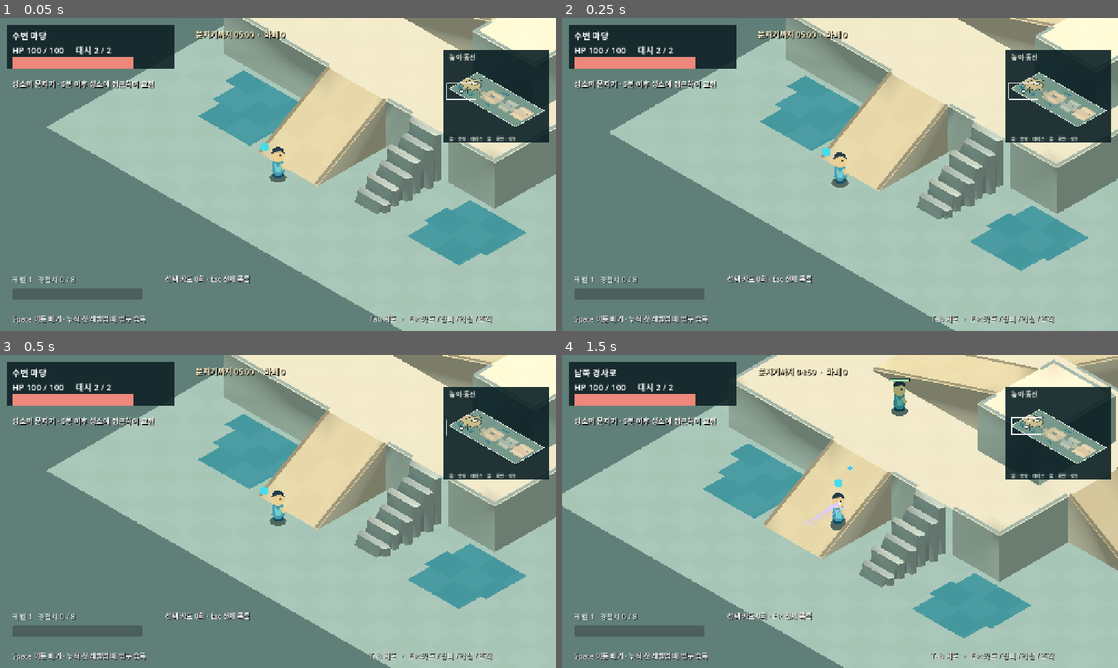
Above: before the commit, frames 1-4 (two rows, left to right).
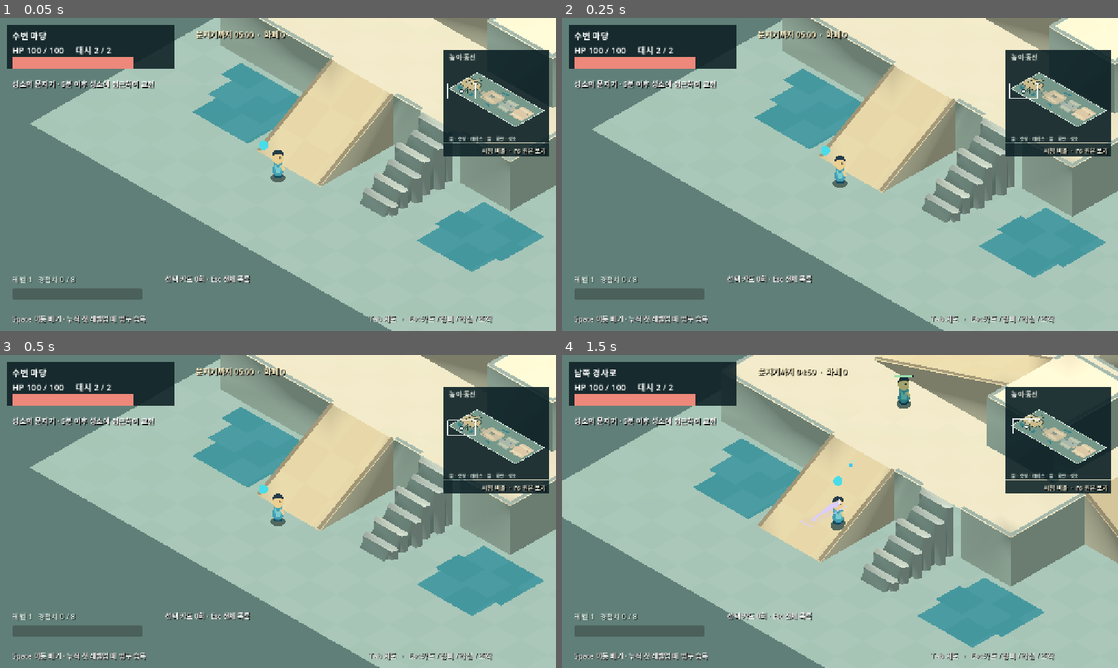
Above: after the commit, the same moments.

Repository: noru358/new-game
Game: Godot game, scene res://game/hybrid_region.tscn
Same seed, same stepped clock (60 frames per second), same inputs: the game is played once before the commit and once after it. This scene is started directly instead of the project's main scene.
Inputs (mouse positions are in pixels of both pictures, inside the frame that each line leads up to):
- Up to frame 1 (0.05 s): no input
- Up to frame 2 (0.25 s): no input
- Up to frame 3 (0.5 s): no input
- Up to frame 4 (1.5 s): tap Enter at 0.5 s; move the mouse to (962, 495) at 0.52 s; hold D (move_right) 0.53-1.28 s; hold J (attack) 0.53-1.28 s; click (962, 495) at 0.67 s; move the mouse to (728, 527) at 1.27 s; hold S (move_down) from 1.28 s (still down); tap J (attack) at 1.35 s; click (728, 527) at 1.42 s

The runs differ from the first frame. In frame 1, 11% of the frame differs, in the area x 5-100%, y 0-100%; in frame 2, 11%; in frame 3, 11%; in frame 4, 15%, in the area x 0-100%, y 0-100%.

Commit message:
Add temporary actor scale and camera comparison

Diff:
--- a/game/hybrid_height.gd
+++ b/game/hybrid_height.gd
@@ -9,6 +9,7 @@
 const COMBAT_CAMERA_SIZE := 10.8
 const OVERVIEW_CAMERA_SIZE := 30.0
 const ACTOR_CLEARANCE := 30.0
+const ACTOR_BODY_POSITION := Vector3(-0.353553, 0.866025, -0.353553) * 0.44
 const ENEMY_POINTS := [Vector2(390, 1660), Vector2(720, 680), Vector2(1430, 1000), Vector2(1700, 1320), Vector2(2100, 1100), Vector2(890, 600), Vector2(1380, 1360), Vector2(2100, 1240)]
 const ENEMY_ROLES := [TrainingEnemy.Role.FRAGMENT, TrainingEnemy.Role.FRAGMENT, TrainingEnemy.Role.FRAGMENT, TrainingEnemy.Role.BEAST, TrainingEnemy.Role.LAMP, TrainingEnemy.Role.LAMP, TrainingEnemy.Role.ZONE, TrainingEnemy.Role.SUPPORT]
 const ENEMY_HEALTH := [22.0, 22.0, 22.0, 45.0, 30.0, 30.0, 32.0, 36.0]
@@ -21,6 +22,7 @@
 var combat_camera_size := COMBAT_CAMERA_SIZE
 var overview_camera_size := OVERVIEW_CAMERA_SIZE
 var camera_offset := Vector3(14, 11.431, 14)
+var actor_view_scale := 1.0
 var ground_color := Color("93afa1")
 var plateau_color := Color("e7ddbd")
 var cliff_color := Color("798e80")
@@ -566,7 +568,7 @@
 	sprite.texture = ActorTexture
 	sprite.pixel_size = 0.01
 	# Offset in camera-up direction so billboard feet stay on the sampled ground.
-	sprite.position = Vector3(-0.353553, 0.866025, -0.353553) * 0.44
+	sprite.position = ACTOR_BODY_POSITION
 	sprite.billboard = BaseMaterial3D.BILLBOARD_ENABLED
 	# Alpha-scissor writes depth consistently when the billboard brushes a cliff face.
 	sprite.alpha_cut = SpriteBase3D.ALPHA_CUT_DISCARD
@@ -616,6 +618,21 @@
 	bar.set_meta("shown_ratio", ratio)
 	visual.add_child(bar)
 
+
+func _apply_actor_visual_scale(visual: Node3D, scale_factor: float) -> void:
+	var body: Sprite3D = visual.get_node("Body")
+	body.scale = Vector3.ONE * scale_factor
+	body.position = ACTOR_BODY_POSITION * scale_factor
+	visual.get_node("Shadow").scale = Vector3.ONE * scale_factor
+	var bar: Sprite3D = visual.get_node_or_null("HealthBar")
+	if bar != null:
+		bar.pixel_size = 0.012 * scale_factor
+		bar.position.y = 1.10 * scale_factor
+	var marker: MeshInstance3D = visual.get_node_or_null("RoleMarker")
+	if marker != null:
+		marker.scale = Vector3.ONE * scale_factor
+		marker.position.y = 0.86 * scale_factor
+
 func _update_health_bar(visual: Node3D, enemy: TrainingEnemy) -> void:
 	var bar: Sprite3D = visual.get_node_or_null("HealthBar")
 	if bar == null: return
@@ -669,8 +686,10 @@
 	_add_health_bar(visual, enemy)
 	if enemy.role != TrainingEnemy.Role.FRAGMENT:
 		var marker := _sphere(0.14 if enemy.role == TrainingEnemy.Role.BEAST else 0.11, _enemy_color(enemy.role).lightened(0.25))
+		marker.name = "RoleMarker"
 		marker.position.y = 0.86
 		visual.add_child(marker)
+	_apply_actor_visual_scale(visual, actor_view_scale)
 	actors[enemy] = visual
 	actor_motion[enemy] = [enemy.global_position, enemy.global_position]
 	enemy.defeated.connect(_on_enemy_defeated.bind(enemy))
@@ -847,7 +866,7 @@
 			body.flip_h = player.facing.x - player.facing.y < -0.1
 			var slash_progress: float = 1.0 - player.moving_slash_time / SandboxPlayer.MOVING_SLASH_DURATION
 			body.rotation.z = 0.19 * sin(PI * slash_progress) if player.moving_slash_time > 0.0 else -0.14 if player.attack_step == 3 else 0.16 if player.attack_step == 4 else 0.0
-			body.scale = Vector3.ONE
+			body.scale = Vector3.ONE * actor_view_scale
 		elif actor is TrainingEnemy:
 			visual.get_node("Body").modulate = Color.WHITE if actor.hit_flash > 0.0 else _enemy_color(actor.role)
 			_update_health_bar(visual, actor)
--- a/game/hybrid_region.gd
+++ b/game/hybrid_region.gd
@@ -5,6 +5,8 @@
 const AwakeningCatalog = preload("res://game/awakening_catalog.gd")
 const BOSS_TIME := 300.0
 const MAX_ENEMIES := 72
+const TRIAL_CAMERA_SIZE := 8.4
+const TRIAL_ACTOR_SCALE := 0.85
 const TempleSectionScript = preload("res://game/temple_section.gd")
 var temple_section: Node
 var garden_terrain_mesh: MeshInstance3D
@@ -36,6 +38,9 @@
 var pending_spawns: Array[Dictionary] = []
 var rng := RandomNumberGenerator.new()
 var run_hud: Label
+var view_compare_label: Label
+var view_compare_enabled := false
+var original_combat_camera_size := 0.0
 var boss_health_bar: ProgressBar
 var result_overlay: ColorRect
 var result_text: Label
@@ -92,6 +97,7 @@
 	super._ready()
 	player.attack_hitstop_scale = 1.0
 	if practice_mode: return
+	_set_view_compare(true)
 	growth.heal_on_levelup = true
 	growth.permanent_combo_progression = true
 	growth.compact_hud = true
@@ -701,6 +707,23 @@
 	run_hud.add_theme_constant_override("shadow_offset_x", 2)
 	run_hud.add_theme_constant_override("shadow_offset_y", 2)
 	canvas.add_child(run_hud)
+	var compare_backdrop := ColorRect.new()
+	compare_backdrop.position = Vector2(1022, 289)
+	compare_backdrop.size = Vector2(242, 31)
+	compare_backdrop.color = Color(0.05, 0.13, 0.15, 0.88)
+	compare_backdrop.mouse_filter = Control.MOUSE_FILTER_IGNORE
+	canvas.add_child(compare_backdrop)
+	view_compare_label = Label.new()
+	view_compare_label.position = Vector2(1029, 294)
+	view_compare_label.size = Vector2(228, 24)
+	view_compare_label.horizontal_alignment = HORIZONTAL_ALIGNMENT_RIGHT
+	view_compare_label.add_theme_font_size_override("font_size", 14)
+	view_compare_label.add_theme_color_override("font_color", Color("f4f4df"))
+	view_compare_label.add_theme_color_override("font_shadow_color", Color.BLACK)
+	view_compare_label.add_theme_constant_override("shadow_offset_x", 2)
+	view_compare_label.add_theme_constant_override("shadow_offset_y", 2)
+	canvas.add_child(view_compare_label)
+	_update_view_compare_label()
 	boss_health_bar = ProgressBar.new()
 	boss_health_bar.position = Vector2(450, 132)
 	boss_health_bar.size = Vector2(500, 10)
@@ -923,6 +946,10 @@
 	if practice_mode:
 		super._input(event)
 		return
+	if event is InputEventKey and event.pressed and not event.echo and event.keycode == KEY_F6 and not run_ended and not paused and not growth.choosing and not get_tree().paused:
+		_set_view_compare(not view_compare_enabled)
+		get_viewport().set_input_as_handled()
+		return
 	if event is InputEventKey and event.pressed and not event.echo:
 		if run_ended:
 			if event.keycode == KEY_R: _return_to_hub()
@@ -941,6 +968,24 @@
 	super._input(event)
 
 
+func _set_view_compare(enabled: bool) -> void:
+	if original_combat_camera_size <= 0.0:
+		original_combat_camera_size = combat_camera_size
+	view_compare_enabled = enabled
+	actor_view_scale = TRIAL_ACTOR_SCALE if enabled else 1.0
+	combat_camera_size = TRIAL_CAMERA_SIZE if enabled else original_combat_camera_size
+	if not overview: camera.size = combat_camera_size
+	for actor in actors:
+		if actor == player or (actor is TrainingEnemy and not actor is GateBoss):
+			_apply_actor_visual_scale(actors[actor], actor_view_scale)
+	_update_view_compare_label()
+
+
+func _update_view_compare_label() -> void:
+	if view_compare_label != null:
+		view_compare_label.text = "시험 비율  ·  F6 원본 보기" if view_compare_enabled else "원본 비율  ·  F6 시험 보기"
+
+
 func region_layout():
 	return TempleSectionScript.Garden
 
--- a/project.godot
+++ b/project.godot
@@ -10,7 +10,7 @@
 
 [application]
 
-config/name="Loop Conquest - Readability v25"
+config/name="Loop Conquest - View Compare Trial"
 config/use_custom_user_dir=true
 config/custom_user_dir_name="Godot/app_userdata/Loop Conquest - 1G Complete Run v03"
 run/main_scene="res://game/travel_camp.tscn"
--- a/tests/verify_v25_feedback.gd
+++ b/tests/verify_v25_feedback.gd
@@ -22,9 +22,10 @@
 	_check(scene.growth.xp_bar.visible and scene.growth.xp_bar.position.y > scene.growth.hud.position.y and scene.build_summary_label.position.x > scene.growth.xp_bar.position.x + scene.growth.xp_bar.size.x, "XP number and progress bar are visible without covering card summary")
 	scene.growth.gain_xp(2)
 	_check(scene.growth.xp_bar.value == 2.0 and scene.growth.hud.text.contains("경험치 2 / 8"), "visible XP changes with a real award")
+	var player_scale_before: Vector3 = scene.actors[scene.player].get_node("Body").scale
 	scene.player.attack_step = 4
 	scene._process(0.016)
-	_check(scene.actors[scene.player].get_node("Body").scale == Vector3.ONE, "fourth attack no longer enlarges the player")
+	_check(scene.actors[scene.player].get_node("Body").scale == player_scale_before, "fourth attack does not enlarge the player in either view mode")
 	_check(is_equal_approx(scene._spawn_rate(), 0.90) and scene.MAX_ENEMIES == 72, "early ambient rate and headroom grow by 50 percent")
 	scene.run_time = 200.0
 	_check(is_equal_approx(scene._spawn_rate(), 2.10), "late ambient rate also grows by 50 percent")
--- /dev/null
+++ b/tests/verify_view_scale_compare.gd
@@ -0,0 +1,52 @@
+extends SceneTree
+
+const PROFILE_PREFIX := "user://verify_view_scale_compare_profile"
+const UNLOCK_PREFIX := "user://verify_view_scale_compare_unlocks"
+var failures := 0
+
+
+func _initialize() -> void:
+	call_deferred("_run")
+
+
+func _check(ok: bool, message: String) -> void:
+	if not ok:
+		failures += 1
+		printerr("FAIL: ", message)
+
+
+func _run() -> void:
+	var scene = load("res://game/hybrid_region.tscn").instantiate()
+	scene.profile_save_prefix = PROFILE_PREFIX
+	scene.growth_save_prefix = UNLOCK_PREFIX
+	root.add_child(scene)
+	await process_frame
+	scene.set_physics_process(false)
+	scene.simulation.process_mode = Node.PROCESS_MODE_DISABLED
+	var player_visual: Node3D = scene.actors[scene.player]
+	_check(scene.view_compare_enabled and is_equal_approx(scene.camera.size, 8.4) and is_equal_approx(player_visual.get_node("Body").scale.x, 0.85), "live run starts in the temporary trial view")
+	_check(is_equal_approx(scene.player.collision_radius, 30.0) and is_equal_approx(player_visual.get_node("Shadow").scale.x, 0.85), "trial changes the visual and keeps the combat collider")
+	var spawn_point: Vector2 = scene._choose_spawn_point(false)
+	_check(spawn_point != Vector2.INF, "comparison test finds a reachable enemy spawn")
+	if spawn_point != Vector2.INF:
+		var enemy: TrainingEnemy = scene._spawn_enemy_at(spawn_point, TrainingEnemy.Role.BEAST, 45.0)
+		var enemy_visual: Node3D = scene.actors[enemy]
+		_check(is_equal_approx(enemy_visual.get_node("Body").scale.x, 0.85) and is_equal_approx(enemy_visual.get_node("HealthBar").pixel_size, 0.0102) and is_equal_approx(enemy_visual.get_node("RoleMarker").scale.x, 0.85), "new enemies inherit the trial body, health bar and role marker scale")
+		var toggle := InputEventKey.new()
+		toggle.keycode = KEY_F6
+		toggle.pressed = true
+		scene._input(toggle)
+		scene._process(0.016)
+		_check(not scene.view_compare_enabled and is_equal_approx(scene.camera.size, 9.0) and player_visual.get_node("Body").scale == Vector3.ONE and enemy_visual.get_node("Body").scale == Vector3.ONE, "F6 restores the original camera and actor visuals")
+		_check(is_equal_approx(enemy_visual.get_node("HealthBar").pixel_size, 0.012) and enemy_visual.get_node("RoleMarker").scale == Vector3.ONE and scene.view_compare_label.text.contains("원본 비율"), "F6 restores overhead visuals and identifies the mode")
+		scene._input(toggle)
+		scene._process(0.016)
+		_check(scene.view_compare_enabled and is_equal_approx(scene.camera.size, 8.4) and is_equal_approx(enemy_visual.get_node("Body").scale.x, 0.85), "F6 switches back to the trial during the same run")
+	scene.queue_free()
+	await process_frame
+	for prefix in [PROFILE_PREFIX, UNLOCK_PREFIX]:
+		for suffix in ["_a.json", "_b.json"]:
+			var path := ProjectSettings.globalize_path(prefix + suffix)
+			if FileAccess.file_exists(path): DirAccess.remove_absolute(path)
+	if failures == 0: print("View scale comparison passed: trial, F6 restoration, new enemy visuals and stable collision")
+	quit(1 if failures else 0)
Not shown, added: tests/verify_view_scale_compare.gd.uid
Not shown, changed: DEV_STATUS.md
Not shown, changed: README.md
